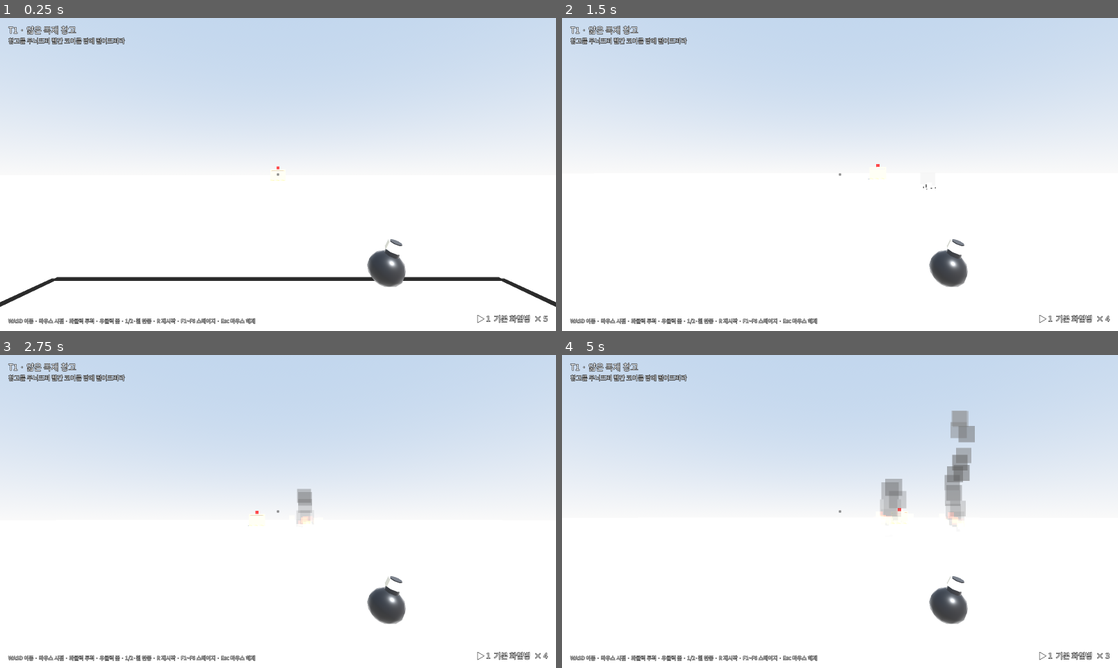
Above: before the commit, frames 1-4 (two rows, left to right).
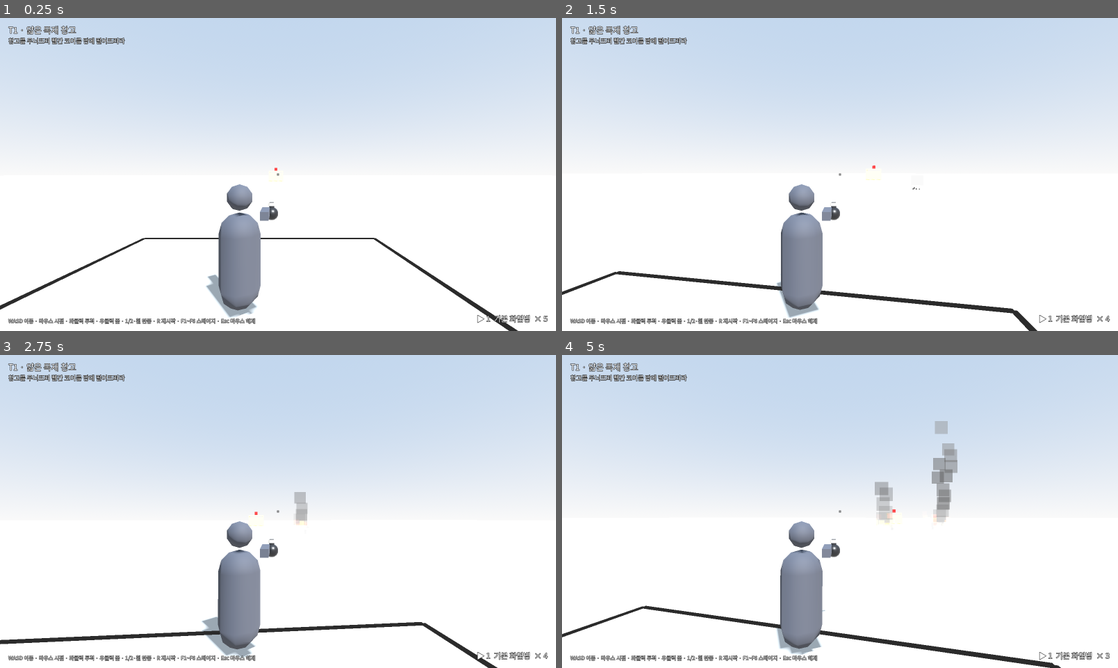
Above: after the commit, the same moments.

Repository: NeverB0re/mad-goblin-firebomb
Game: Godot game, scene res://scenes/main.tscn
Same seed, same stepped clock (60 frames per second), same inputs: the game is played once before the commit and once after it.
Inputs (mouse positions are in pixels of both pictures, inside the frame that each line leads up to):
- Up to frame 1 (0.25 s): no input
- Up to frame 2 (1.5 s): tap Enter (next_stage) at 0.5 s; move the mouse to (867, 174) at 0.52 s; hold 1 (ammo_1) 0.53-1.28 s; hold W (move_forward) from 0.53 s (still down); click (867, 174) at 0.67 s; move the mouse to (812, 174) at 1.27 s; tap 2 (ammo_2) at 1.35 s
- Up to frame 3 (2.75 s): keep holding W (move_forward); move the mouse to (289, 505) at 2.02 s; hold Enter (next_stage) from 2.03 s (still down)
- Up to frame 4 (5 s): keep holding W (move_forward); move the mouse to (834, 517) at 2.77 s; release Enter (next_stage) at 2.78 s; right-click (834, 517) at 2.85 s; click (834, 517) at 2.92 s; move the mouse to (878, 514) at 3.52 s; tap Keypad Enter at 3.6 s; move the mouse to (795, 508) at 4.27 s; tap 1 (ammo_1) at 4.35 s

The runs differ from the first frame. In frame 1, 5.4% of the frame differs, in the area x 0-100%, y 47-100%; in frame 2, 4.5%; in frame 3, 5.0%; in frame 4, 6.8%, in the area x 0-90%, y 17-100%.

Commit message:
3인칭 어깨 너머 시점으로 변경
- 카메라를 오른쪽 어깨 뒤로, 단색 플레이어 몸체와 팔 표시
- 투척 출발점을 카메라 중심선 위의 손 위치로 두어 조준점과 투척 방향 일치 유지
- README와 기획서 사본에 시점 변경 및 구현 결정 기록

Co-Authored-By: Claude Opus 5.5 <noreply@anthropic.com>

Diff:
--- a/scripts/player.gd
+++ b/scripts/player.gd
@@ -1,6 +1,7 @@
 class_name Player
 extends CharacterBody3D
-## 1인칭 플레이어. 투척 구역 안에서만 이동하고, 시선의 위아래 각도가 곧 투척 각도다.
+## 3인칭(어깨 너머) 플레이어. 투척 구역 안에서만 이동하고, 시선의 위아래 각도가 곧 투척 각도다.
+## 투척 출발점(오른손)은 카메라 중심선 위에 있어서 화면 중앙의 점과 투척 방향이 정확히 일치한다.
 
 signal throw_requested(origin: Vector3, direction: Vector3)
 signal slot_requested(index: int)
@@ -10,6 +11,10 @@
 const MOUSE_SENS := 0.0022
 const BASE_FOV := 70.0
 const EYE_HEIGHT := 1.6
+## 시점 회전 중심 기준 카메라 위치 (오른쪽 어깨 너머, 뒤, 위)
+const CAMERA_OFFSET := Vector3(0.55, 0.3, 3.2)
+## 오른손 위치 = 카메라 중심선 위의 앞쪽 점
+const HAND_FORWARD := 0.45
 const THROW_COOLDOWN := 0.6
 
 var zone_min := Vector2(-3, -3)
@@ -21,6 +26,7 @@
 var cooldown := 0.0
 var _held: Node3D
 var _held_scale := 1.0
+var _body: Node3D
 
 
 func _init() -> void:
@@ -41,7 +47,9 @@
 	camera.fov = BASE_FOV
 	camera.far = 1500.0
 	camera.near = 0.05
+	camera.position = CAMERA_OFFSET
 	head.add_child(camera)
+	_build_body()
 	# 2배 줌: 화면 절반 각도의 탄젠트를 절반으로
 	zoom_fov = rad_to_deg(2.0 * atan(tan(deg_to_rad(BASE_FOV) * 0.5) * 0.5))
 	set_held_model(1.0)
@@ -51,11 +59,49 @@
 	if _held:
 		_held.queue_free()
 	_held_scale = model_scale
-	# 화면 가까이에서는 불꽃 파티클이 하얗게 번지므로 손에 든 모델은 불꽃 없이 작게 표시한다
-	_held = Fx.molotov_model(model_scale * 0.45, false)
-	_held.position = Vector3(0.3, -0.26, -0.62)
-	_held.rotation = Vector3(0.2, 0, -0.25)
-	camera.add_child(_held)
+	# 카메라 가까이에서는 불꽃 파티클이 하얗게 번지므로 손에 든 모델은 불꽃 없이 표시한다.
+	# 들고 있는 자세는 조준점을 가리지 않도록 오른쪽 아래. 던질 때는 카메라 중심선 위의 손 위치에서 출발한다
+	_held = Fx.molotov_model(model_scale, false)
+	_held.position = Vector3(0.45, -0.32, -0.35)
+	head.add_child(_held)
+
+
+## 단색 로우폴리 몸체 (SUPERHOT 풍의 어두운 인형).
+func _build_body() -> void:
+	_body = Node3D.new()
+	add_child(_body)
+	var mat := StandardMaterial3D.new()
+	mat.albedo_color = Color(0.2, 0.21, 0.24)
+	mat.roughness = 0.8
+	var torso := MeshInstance3D.new()
+	var cap := CapsuleMesh.new()
+	cap.radius = 0.3
+	cap.height = 1.35
+	cap.radial_segments = 8
+	cap.rings = 2
+	torso.mesh = cap
+	torso.material_override = mat
+	torso.position = Vector3(0, 0.68, 0)
+	_body.add_child(torso)
+	var head_mesh := MeshInstance3D.new()
+	var sph := SphereMesh.new()
+	sph.radius = 0.19
+	sph.height = 0.38
+	sph.radial_segments = 8
+	sph.rings = 4
+	head_mesh.mesh = sph
+	head_mesh.material_override = mat
+	head_mesh.position = Vector3(0, 1.57, 0)
+	_body.add_child(head_mesh)
+	# 오른팔: 어깨에서 손(투척 출발점)까지, 시점의 위아래 각도를 따라 움직인다
+	var arm := MeshInstance3D.new()
+	var arm_mesh := BoxMesh.new()
+	arm_mesh.size = Vector3(0.12, 0.12, 0.45)
+	arm.mesh = arm_mesh
+	arm.material_override = mat
+	arm.name = "Arm"
+	arm.position = Vector3(0.36, -0.28, -0.12)
+	head.add_child(arm)
 
 
 func set_zone(center: Vector3, half_extents: Vector2) -> void:
@@ -69,7 +115,8 @@
 
 
 func throw_origin() -> Vector3:
-	return camera.global_position + throw_direction() * 0.6
+	# 카메라 중심선 위, 플레이어 오른손 위치
+	return camera.global_position + throw_direction() * (CAMERA_OFFSET.z + HAND_FORWARD)
 
 
 func look_at_angles(yaw: float, pitch_rad: float) -> void:
Not shown, added: README.md
Not shown, changed: docs/prototype_plan.md
